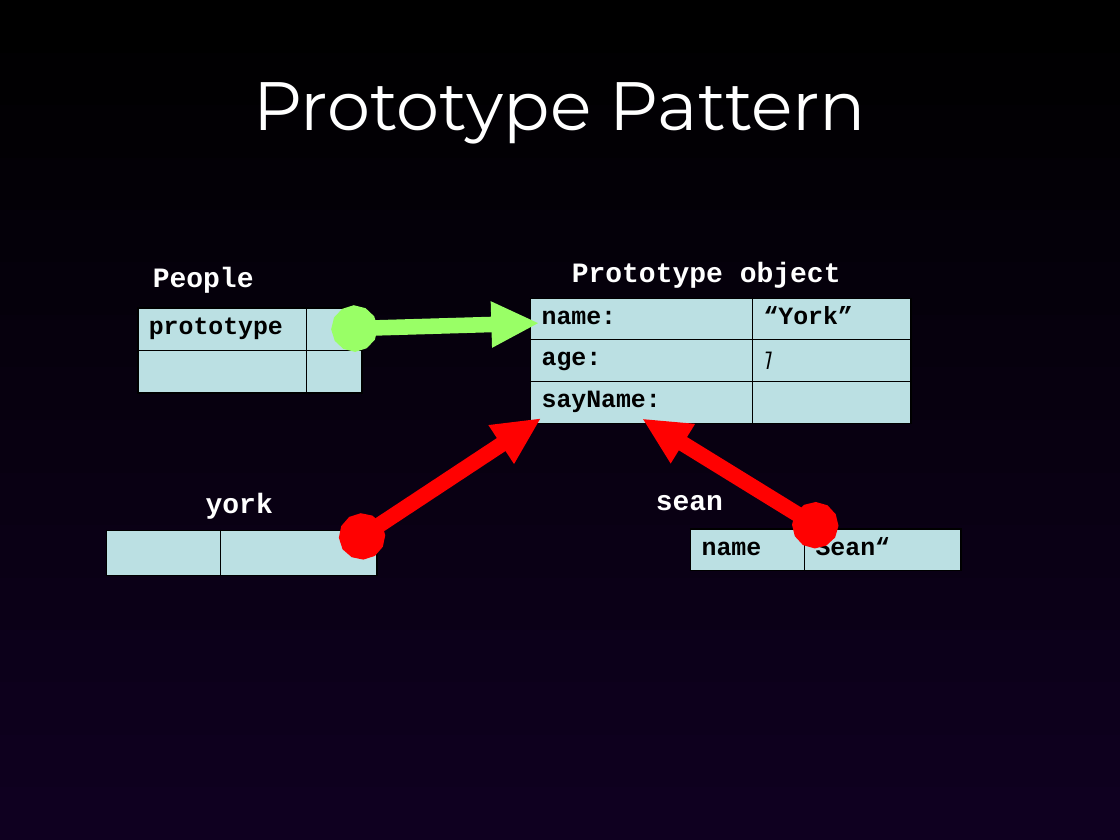
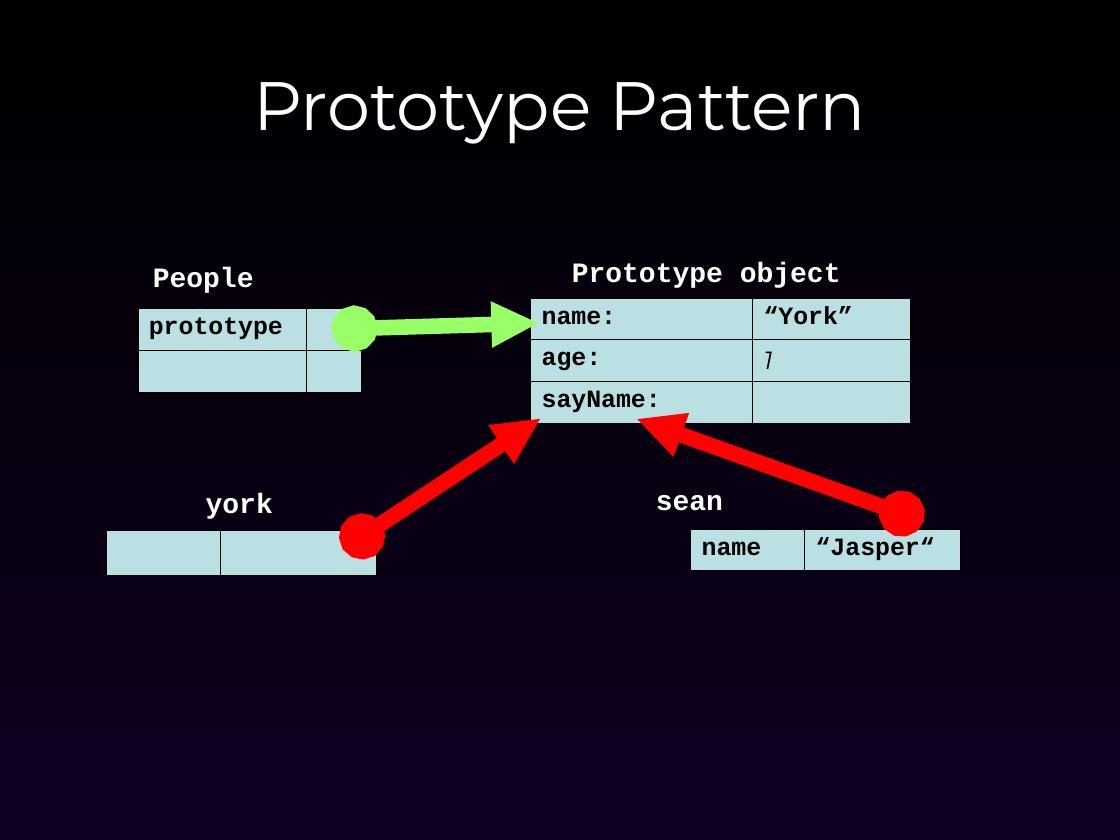
Before and after one commit to chunchill/WEB-Training, a slide deck: slide 21 of 03.JavaScript/Advanced JavaScript/Advanced Javascript 2016-06-04.ppt (slide 20 before the commit). Drawn at 1120x840 pixels with LibreOffice and Linux fonts; fonts in the diff are those of the drawing. Boxes give left, top, right and bottom in pixels: in the first picture for what was removed or moved away, otherwise in the second. Text is boxed around its words. In the diff, an @@ line names an element or a change of style, - is before the commit and + after.

Commit message:
work on ppt.

```diff
--- a/03.JavaScript/Advanced JavaScript/Advanced Javascript 2016-06-04.ppt
+++ b/03.JavaScript/Advanced JavaScript/Advanced Javascript 2016-06-04.ppt
@@ double arrow moved from (815, 525) - (643, 419) to (902, 514) - (637, 419) @@
@@ table at bbox=[691, 529, 962, 570] @@
-row 1, column 2: Sean“
+row 1, column 2: “Jasper“
```
Also in this commit, not shown: 1 slide added, 8 other files.
